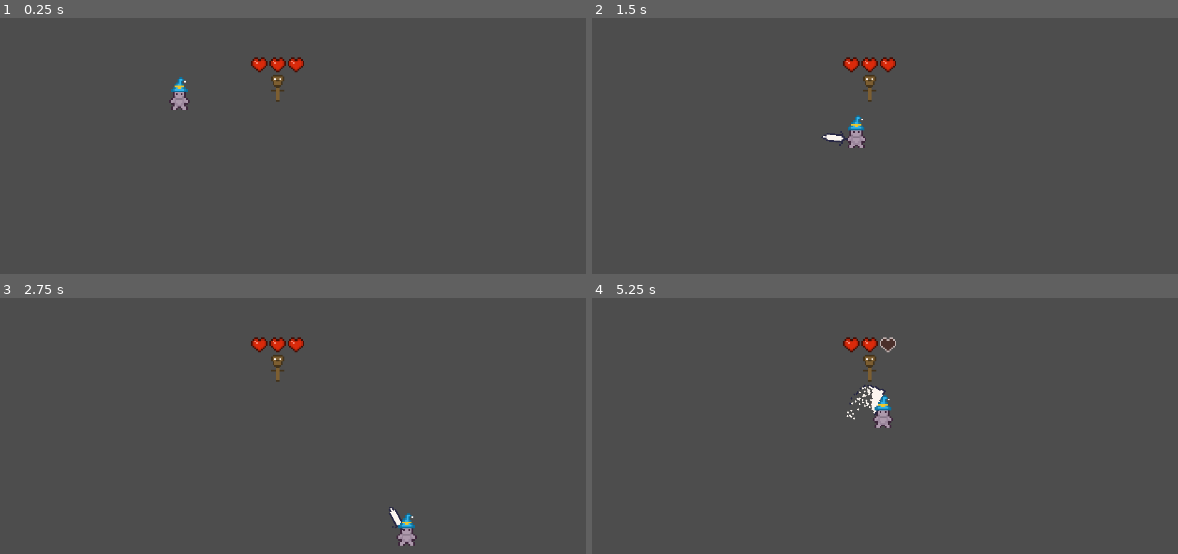
Above: before the commit, frames 1-4 (two rows, left to right).
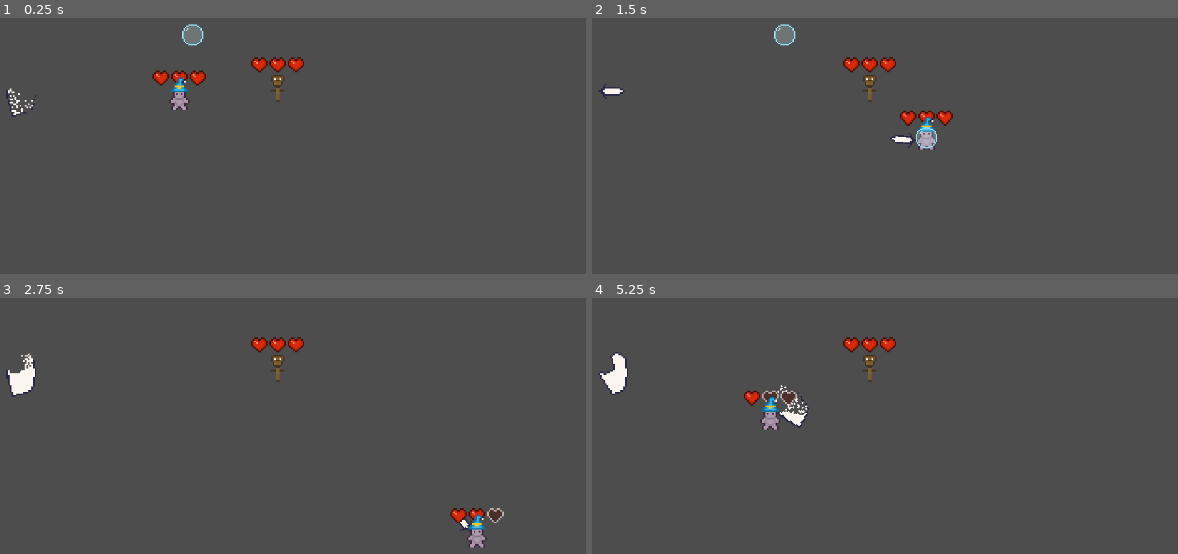
Above: after the commit, the same moments.

Repository: SamuelAlves-23/multiclassing
Game: Godot game, scene res://arena.tscn
Two runs of this game, one before a commit and one after it. Both use one fixed random seed, a clock stepped at 60 frames per second and the inputs below. Before the commit the project has no main scene; this scene is started directly in both runs.
Inputs (mouse positions are in pixels of both pictures, inside the frame that each line leads up to):
- Up to frame 1 (0.25 s): no input
- Up to frame 2 (1.5 s): move the mouse to (955, 69) at 0.52 s; press the mouse at (955, 69) at 0.53 s; hold D (move_right) 0.53-1.28 s; move the mouse to (615, 112) at 1.27 s; release the mouse at (615, 112) at 1.28 s; hold S (move_down) from 1.28 s (still down); right-click (615, 112) at 1.35 s
- Up to frame 3 (2.75 s): move the mouse to (outside the picture) at 2.02 s; release S (move_down) at 2.03 s; press the mouse at (outside the picture) at 2.03 s; hold D (move_right) from 2.03 s (still down)
- Up to frame 4 (5.25 s): move the mouse to (738, 461) at 2.77 s; release D (move_right) at 2.78 s; release the mouse at (738, 461) at 2.78 s; hold W (move_up) 2.78-3.53 s; right-click (738, 461) at 2.85 s; move the mouse to (1019, 438) at 3.52 s; press the mouse at (1019, 438) at 3.53 s; hold A (move_left) 3.53-5.03 s; move the mouse to (outside the picture) at 4.27 s; release the mouse at (outside the picture) at 4.28 s; right-click (outside the picture) at 4.35 s; move the mouse to (820, 372) at 5.02 s; press the mouse at (820, 372) at 5.03 s; hold S (move_down) from 5.03 s (still down)

The runs differ from the first frame. In frame 1, 0.8% of the frame differs, in the area x 1-36%, y 2-39%; in frame 2, 1.5%; in frame 3, 1.5%; in frame 4, 2.0%, in the area x 1-52%, y 15-52%.

Commit message:
Varios cambios (hitboxes en progreso)

Diff:
--- a/arena.tscn
+++ b/arena.tscn
@@ -1,7 +1,9 @@
-[gd_scene load_steps=3 format=3 uid="uid://chjesqh1wx5jm"]
+[gd_scene load_steps=5 format=3 uid="uid://chjesqh1wx5jm"]
 
 [ext_resource type="PackedScene" uid="uid://ch5dwflhyqigr" path="res://player/player.tscn" id="1_ubfh8"]
 [ext_resource type="PackedScene" uid="uid://jupqqfv4usfg" path="res://testing/doomy.tscn" id="2_444vf"]
+[ext_resource type="PackedScene" uid="uid://b0yk184b1ke7b" path="res://equipment/ability_items/barrier_item.tscn" id="3_27ga2"]
+[ext_resource type="PackedScene" uid="uid://bpqfadsqgyavu" path="res://equipment/weapons/sword.tscn" id="4_h0wof"]
 
 [node name="Arena" type="Node2D"]
 
@@ -10,3 +12,10 @@
 
 [node name="Doomy" parent="." instance=ExtResource("2_444vf")]
 position = Vector2(295, 133)
+
+[node name="BarrierItem" parent="." instance=ExtResource("3_27ga2")]
+position = Vector2(244, 101)
+
+[node name="Sword" parent="." instance=ExtResource("4_h0wof")]
+position = Vector2(127, 135)
+auto = true
--- a/combat/hitbox.gd
+++ b/combat/hitbox.gd
@@ -3,6 +3,8 @@
 
 @export var damage: int = 1
 @export var knockback_force: Vector2 = Vector2.ZERO
+
+@onready var collision: CollisionShape2D = $CollisionShape2D
 
 
 func _ready():
--- a/equipment/ability_items/barrier_item.gd
+++ b/equipment/ability_items/barrier_item.gd
@@ -1,8 +1,22 @@
 extends Node2D
 
 signal hit_blocked
+signal disapeared
+
+@export var duration: int = 2
+
+#@onready var player_owner: Player
+
+func _process(delta: float) -> void:
+	await get_tree().create_timer(duration).timeout
+	disapear()
 
 func _on_area_2d_area_entered(area: Area2D) -> void:
 	if area is Hitbox:
+		area.collision.disabled
 		hit_blocked.emit()
-		queue_free()
+		disapear()
+
+func disapear():
+	disapeared.emit()
+	queue_free()
--- a/equipment/ability_items/barrier_item.tscn
+++ b/equipment/ability_items/barrier_item.tscn
@@ -7,6 +7,8 @@
 radius = 8.0
 
 [node name="BarrierItem" type="Node2D"]
+position = Vector2(0, 4)
+scale = Vector2(0.8, 0.8)
 script = ExtResource("1_lv18m")
 
 [node name="Sprite2D" type="Sprite2D" parent="."]
--- a/equipment/hat_abilities/barrier.gd
+++ b/equipment/hat_abilities/barrier.gd
@@ -1,7 +1,11 @@
 extends Ability
+
 
 @onready var barrier_item = preload("res://equipment/ability_items/barrier_item.tscn")
 
+
 func effect():
+	print("CREANDO BARRERA")
+
 	var barrier_instance = barrier_item.instantiate()
-	#barrier_instance.position = self.position
+	add_child(barrier_instance)
--- a/equipment/weapons/sword.tscn
+++ b/equipment/weapons/sword.tscn
@@ -119,10 +119,11 @@
 }
 
 [sub_resource type="CapsuleShape2D" id="CapsuleShape2D_beglp"]
-radius = 8.28522
+radius = 7.87479
 height = 23.799
 
 [node name="Sword" type="Node2D"]
+position = Vector2(0.909359, 0)
 script = ExtResource("1_vn4aw")
 
 [node name="Sprite2D" type="Sprite2D" parent="."]
@@ -143,10 +144,10 @@
 hframes = 5
 
 [node name="Hitbox" parent="." instance=ExtResource("4_pel8t")]
-position = Vector2(5.43651, -0.110949)
+position = Vector2(14.388, -0.419509)
 
 [node name="CollisionShape2D" parent="Hitbox" index="0"]
-position = Vector2(8.51151, 0.1918)
+position = Vector2(-0.303114, 1.43982)
 shape = SubResource("CapsuleShape2D_beglp")
 disabled = true
 
--- a/equipment/weapons/weapon.gd
+++ b/equipment/weapons/weapon.gd
@@ -7,6 +7,12 @@
 @export var attack_damage: int = 1
 
 var can_attack := true
+
+@export var auto: bool = false
+
+func _process(delta: float) -> void:
+	if auto:
+		perform_attack(Vector2(1,0))
 
 func perform_attack(target_dir: Vector2):
 	if not can_attack:
--- a/player/player.gd
+++ b/player/player.gd
@@ -1,4 +1,5 @@
 extends CharacterBody2D
+class_name Player
 
 @export var move_speed: float = 125.0
 
--- a/player/player.tscn
+++ b/player/player.tscn
@@ -1,10 +1,14 @@
-[gd_scene load_steps=5 format=3 uid="uid://ch5dwflhyqigr"]
+[gd_scene load_steps=7 format=3 uid="uid://ch5dwflhyqigr"]
 
 [ext_resource type="Texture2D" uid="uid://rxpk7i7i26fq" path="res://placeholders/Prototype_Character.png" id="1_oul6g"]
 [ext_resource type="Script" uid="uid://bnysxce4o25se" path="res://player/player.gd" id="1_rkbax"]
 [ext_resource type="PackedScene" uid="uid://da4sf7hg5kkqj" path="res://combat/health.tscn" id="3_g1dw6"]
+[ext_resource type="PackedScene" uid="uid://dkdq0pqlic845" path="res://combat/hurtbox.tscn" id="4_yw30f"]
 
 [sub_resource type="RectangleShape2D" id="RectangleShape2D_rkbax"]
+size = Vector2(6, 5)
+
+[sub_resource type="RectangleShape2D" id="RectangleShape2D_qjkh3"]
 size = Vector2(10, 12)
 
 [node name="Player" type="CharacterBody2D"]
@@ -16,14 +20,22 @@
 vframes = 12
 
 [node name="CollisionShape2D" type="CollisionShape2D" parent="."]
+position = Vector2(0, 4)
 shape = SubResource("RectangleShape2D_rkbax")
 
 [node name="WeaponHolder" type="Node2D" parent="."]
 position = Vector2(0, 2)
 
 [node name="Health" parent="." instance=ExtResource("3_g1dw6")]
-visible = false
 position = Vector2(0, -7)
 
 [node name="HatHolder" type="Node2D" parent="."]
 position = Vector2(0, -4)
+
+[node name="Hurtbox" parent="." node_paths=PackedStringArray("health_owner") instance=ExtResource("4_yw30f")]
+health_owner = NodePath("../Health")
+
+[node name="CollisionShape2D" parent="Hurtbox" index="0"]
+shape = SubResource("RectangleShape2D_qjkh3")
+
+[editable path="Hurtbox"]
--- a/project.godot
+++ b/project.godot
@@ -11,6 +11,7 @@
 [application]
 
 config/name="Multiclassing"
+run/main_scene="uid://chjesqh1wx5jm"
 config/features=PackedStringArray("4.4", "Forward Plus")
 config/icon="res://icon.svg"
 
